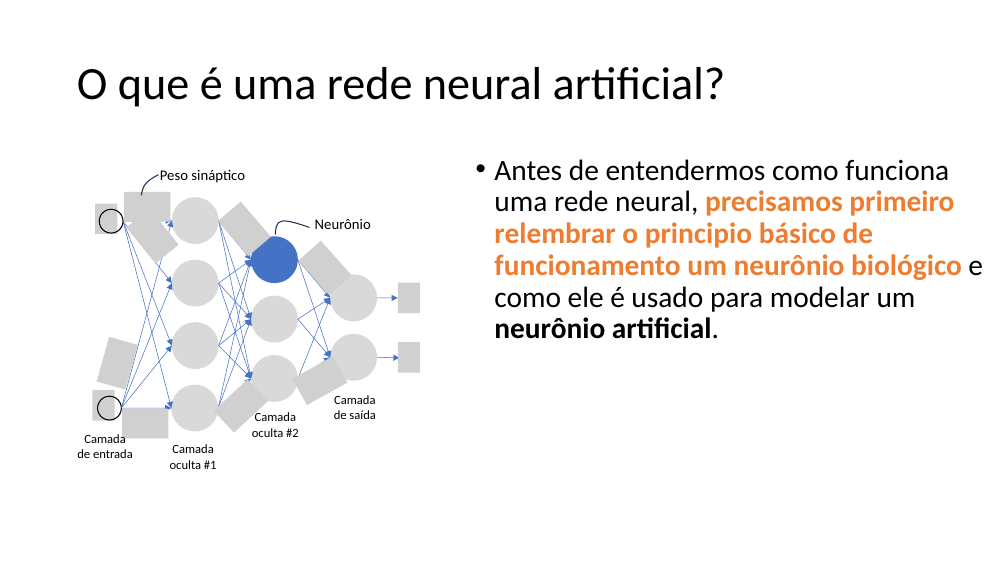
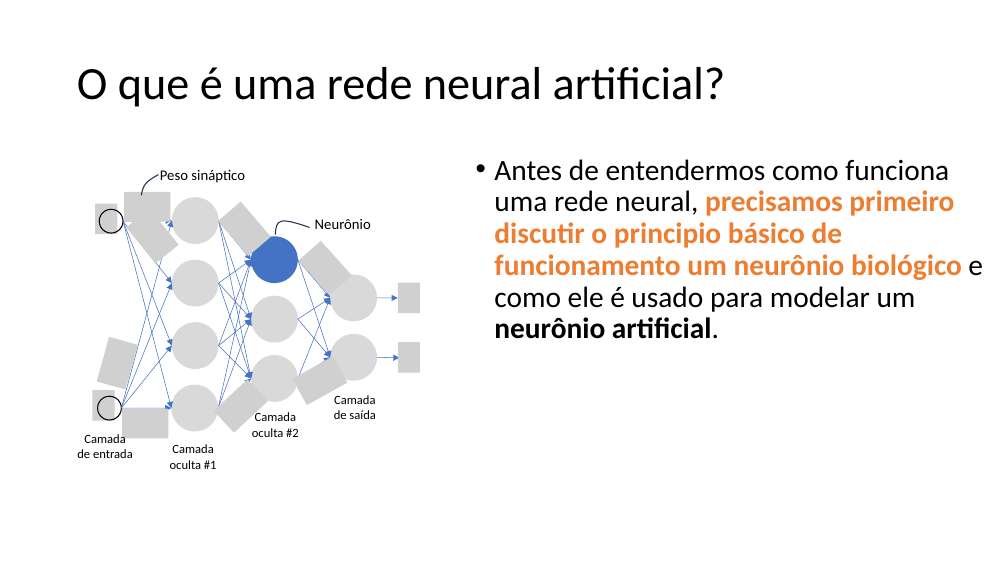
Before and after one commit to zz4fap/c24_inteligencia_artificial, a slide deck: slide 8 of slides/C24_MLP.pptx. Drawn at 1008x567 pixels with LibreOffice and Linux fonts; fonts in the diff are those of the drawing; grey boxes stand for pictures. Boxes give left, top, right and bottom in pixels: in the first picture for what was removed or moved away, otherwise in the second. Text is boxed around its words. In the diff, an @@ line names an element or a change of style, - is before the commit and + after.

```diff
--- a/slides/C24_MLP.pptx
+++ b/slides/C24_MLP.pptx
@@ text at bbox=[494, 159, 983, 339]: text changed @@
-• Antes de entendermos como funciona uma rede neural, precisamos primeiro relembrar o principio básico de funcionamento um neurônio biológico e como ele é usado para modelar um neurônio artificial.
+• Antes de entendermos como funciona uma rede neural, precisamos primeiro discutir o principio básico de funcionamento um neurônio biológico e como ele é usado para modelar um neurônio artificial.
```
Also in this commit, not shown: 7 other slides changed.
